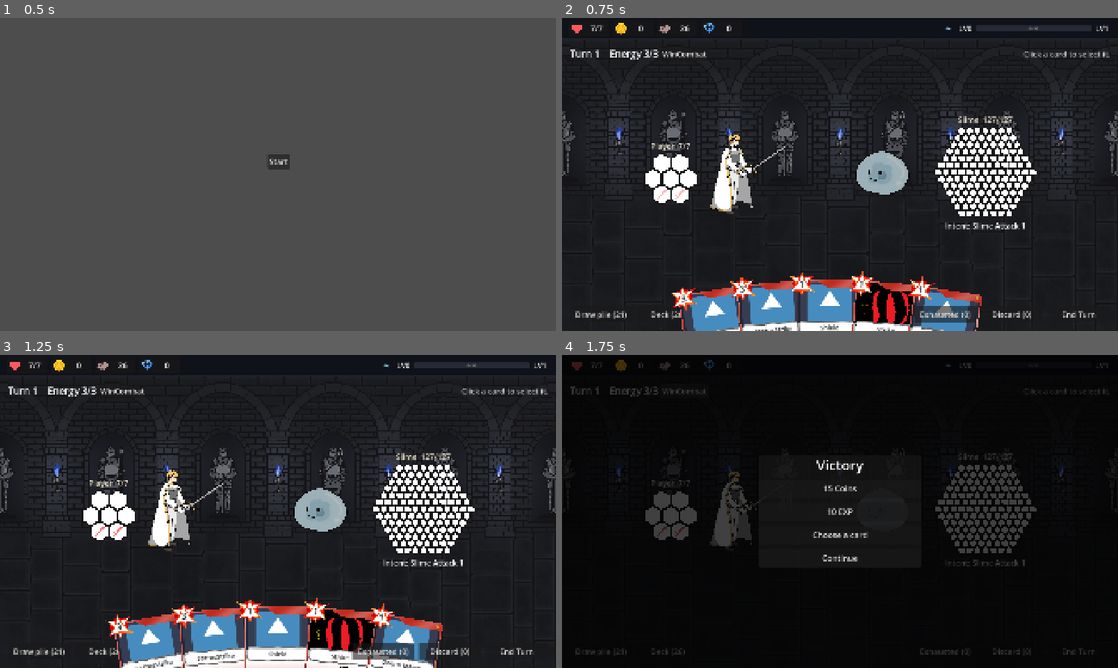
Above: before the commit, frames 1-4 (two rows, left to right).
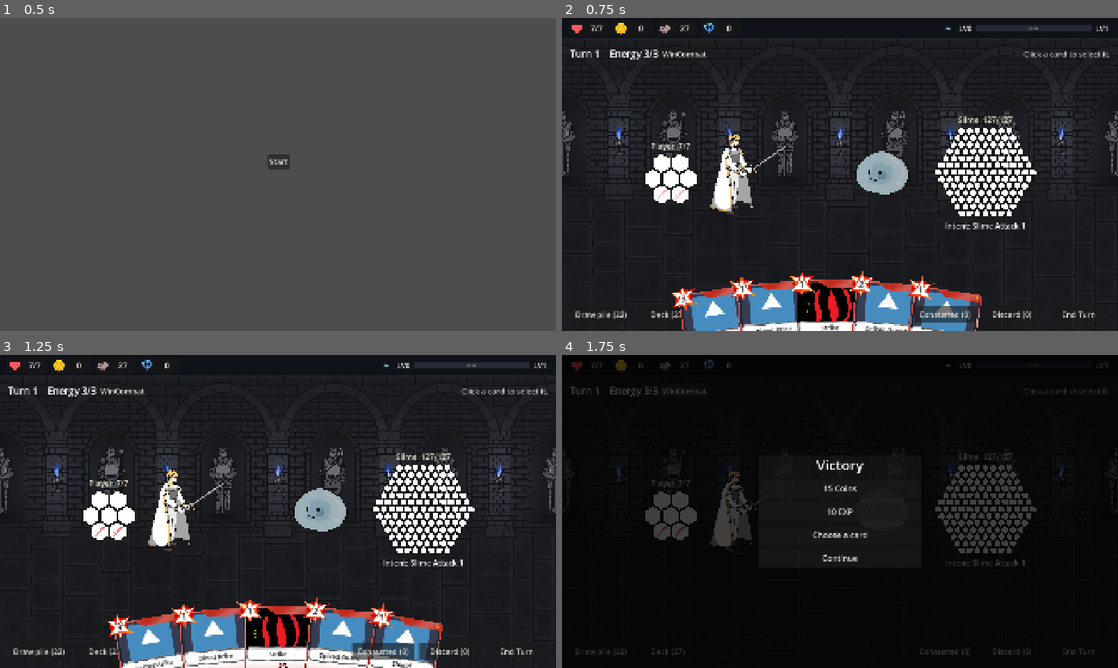
Above: after the commit, the same moments.

Repository: himaiayas/hex-sts
Game: Godot game, scene res://scenes/mainmenu.tscn
The game is run twice, just before and just after one commit, with the same random seed, the same clock (stepped at 60 frames per second) and the same inputs. The engine's default icon, where the game draws it, is replaced by a stand-in: a white triangle on a blue panel in a dark square.
Inputs:
- Up to frame 1 (0.5 s): no input
- Up to frame 2 (0.75 s): click "Start" at 0.5 s
- Up to frame 3 (1.25 s): no input
- Up to frame 4 (1.75 s): click "WinCombat" at 1.25 s

Frame 1 is identical in both runs. In frame 2, 2.4% of the frame differs, in the area x 10-64%, y 2-100%; in frame 3, 2.7%, in the area x 10-76%, y 2-100%; in frame 4, less than 0.1%.

Commit message:
feat: add Pierce

Diff:
--- a/scripts/actions/action_check.gd
+++ b/scripts/actions/action_check.gd
@@ -1,7 +1,7 @@
 extends SceneTree
 
 ## Headless check for hit reporting, random tile actions, Strength, the example cards, the exhaust, retain
-## and discard piles, Heal, Sacrifice and Retaliate.
+## and discard piles, Heal, Sacrifice, Retaliate and Pierce.
 ## Exit code = number of failures.
 ## godot --headless --path . -s res://scripts/actions/action_check.gd
 
@@ -277,6 +277,15 @@
 	await _combat.player.on_turn_start(_combat)
 	_check(_combat.player.power_amount(RetaliatePower) == 0, "Retaliate didn't end at the next turn start")
 
+	# Pierce damages a shielded tile and removes its Plate.
+	_reset()
+	_combat.enemies[0].health[LINE[0]].hp = SHIELDED
+	_combat.enemies[0].health[LINE[0]].status_effects.append(PlateTileEffect.new())
+	await _play(Lance.new(), [_combat.enemies[0]], [LINE[0]])
+	_check(_combat.enemies[0].health[LINE[0]].hp == DAMAGED, "Pierce didn't go through the Shield")
+	_check(not _combat.enemies[0].health[LINE[0]].has_effect(PlateTileEffect), "Pierce didn't remove the Plate")
+	_check(_alive(_combat.enemies[0]) == 1, "Lance didn't damage 2 tiles")
+
 	_run.free()
 	print("action_check: %s" % ("OK" if _failures == 0 else "%d failure(s)" % _failures))
 	quit(_failures)
--- a/scripts/actions/grid_actions/damage_tile.gd
+++ b/scripts/actions/grid_actions/damage_tile.gd
@@ -1,19 +1,29 @@
 class_name DamageTile
 extends BaseActionTile
 
+var pierce := false  # goes through Shield (and so Plate): the tile is damaged even if shielded
 
-func _init(_coord: Vector2i)->void:
+
+func _init(_coord: Vector2i, _pierce := false)->void:
 	super(_coord)
+	pierce = _pierce
 
 ## True only when the tile ends up damaged, not when a shield blocks it.
 func inflict(combat: CombatState, unit: CombatUnit, cell: Vector2i)->bool:
-	return unit.health.has(cell) and unit.damage_health_tile(combat, cell)
+	return unit.health.has(cell) and unit.damage_health_tile(combat, cell, pierce)
 
 func get_color()->Color:
-	return Color("#ff7a7a")
+	return Color("#c46bff") if pierce else Color("#ff7a7a")
 
+## Pierce has no icon yet, so it's drawn in its colour instead.
 func get_icon() -> Texture2D:
-	return preload("res://assets/grid_effects/damage.png")
+	return null if pierce else preload("res://assets/grid_effects/damage.png")
 
 func display_name() -> String:
-	return "Damage"
+	return "Pierce" if pierce else "Damage"
+
+func copy_at(at: Vector2i) -> BaseActionTile:
+	return DamageTile.new(at, pierce)
+
+func kind() -> String:
+	return super() + ("|pierce" if pierce else "")
--- /dev/null
+++ b/scripts/cards/card_data/lance.gd
@@ -0,0 +1,15 @@
+class_name Lance
+extends BaseCard
+
+
+func _init() -> void:
+	card_name = "Lance"
+	cost = 1
+	type = Enum.CardType.ATTACK
+	description = "{render:0}\n{keyword:Pierce}."
+	grid_actions = [
+		GridAction.new(Enum.TargetType.ENEMY, [
+			DamageTile.new(Vector2i(0,0), true),
+			DamageTile.new(Vector2i(1,0), true),
+		]),
+	]
--- a/scripts/cards/card_pool.gd
+++ b/scripts/cards/card_pool.gd
@@ -17,6 +17,7 @@
 	Mend,
 	BloodPrice,
 	SpikedGuard,
+	Lance,
 ]
 
 static func random_cards(count: int) -> Array[BaseCard]:
--- a/scripts/cards/keywords.gd
+++ b/scripts/cards/keywords.gd
@@ -11,6 +11,7 @@
 	"Retain": "Not discarded at the end of your turn.",
 	"Sacrifice": "Destroy your own tiles as a cost. You choose which.",
 	"Heal": "Restore damaged tiles of yours. You choose which.",
+	"Pierce": "Goes through Shield and Plate.",
 }
 
 static var _descriptions: Dictionary[String, String] = {}
--- a/scripts/game/run_state.gd
+++ b/scripts/game/run_state.gd
@@ -79,6 +79,7 @@
 	deck.append(Mend.new())
 	deck.append(BloodPrice.new())
 	deck.append(SpikedGuard.new())
+	deck.append(Lance.new())
 	map = MapState.new()
 	map.start()
 	current_room = null
Not shown, added: scripts/cards/card_data/lance.gd.uid
